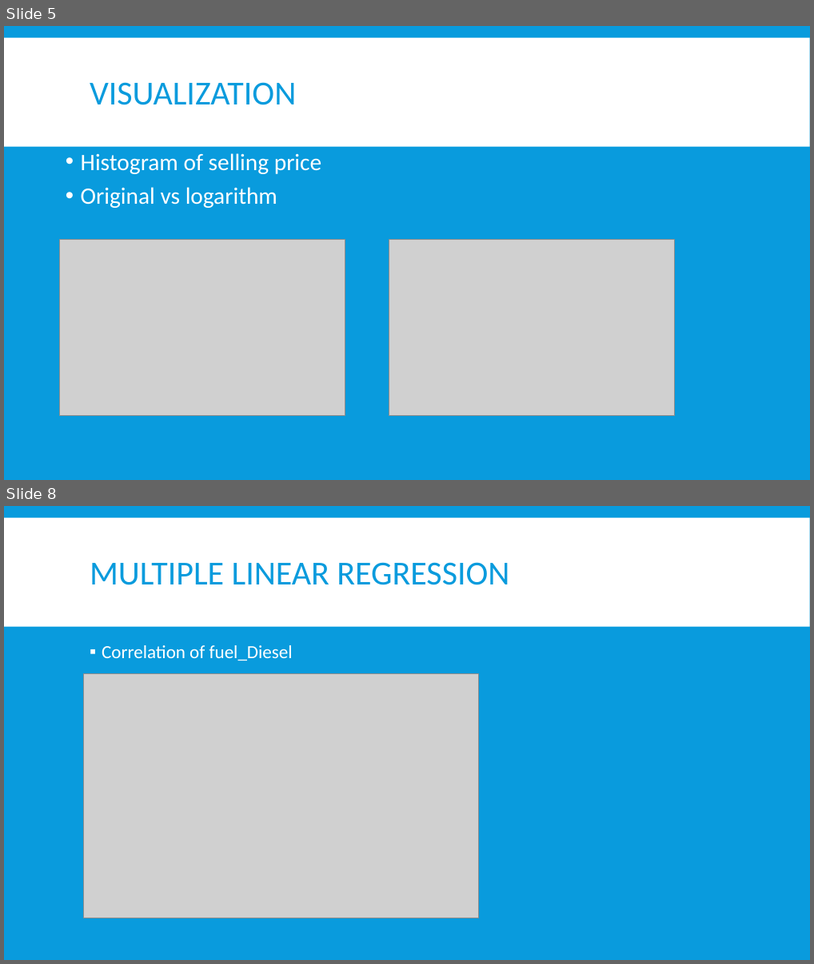
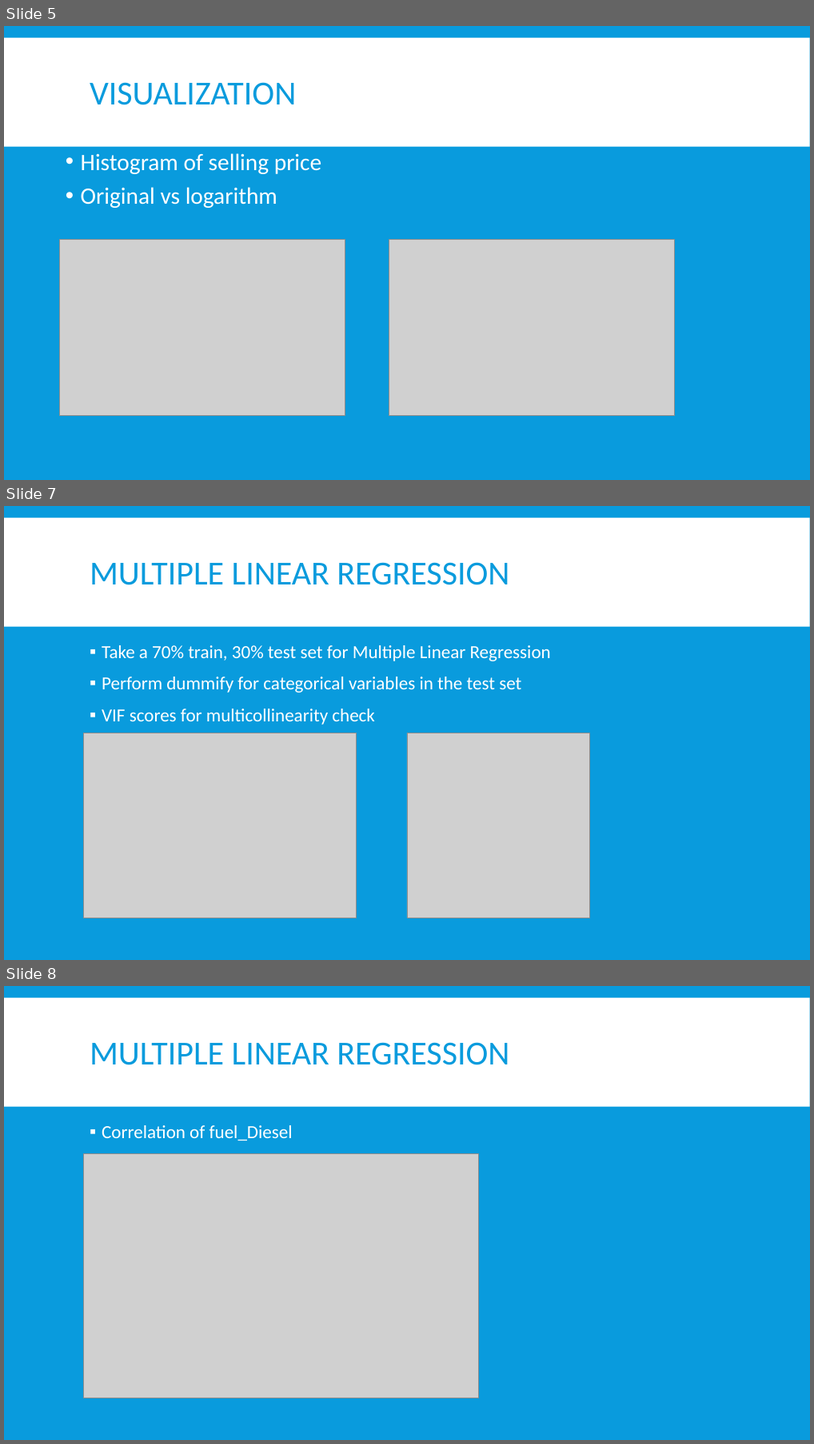
Before and after one commit to Jungujungu/NYCDSAproject2, a slide deck: R Project.pptx. Shown one above the other, each under a label of ours: slides 5 and 8 before the commit, slides 5, 7 and 8 after it; the slides between them are not shown. The pictures are 814x964 and 814x1444 pixels, drawn with LibreOffice and Linux fonts; fonts in the diff are those of the drawing; grey boxes stand for pictures. Boxes give left, top, right and bottom in pixels: in the first picture for what was removed or moved away, otherwise in the second. Text is boxed around its words. In the diff, an @@ line names an element or a change of style, - is before the commit and + after.

```diff
--- a/R Project.pptx
+++ b/R Project.pptx
@@ slide 7 added at [4,506,810,960], background #099BDD; not listed: 1 template element that a slide beside it also shows @@
@@ title added at [90,562,510,585], 40 pt, text #099BDD @@
+MULTIPLE LINEAR REGRESSION
@@ text added at [102,645,551,724], 22 pt, text #FFFFFF @@
+▪ Take a 70% train, 30% test set for Multiple Linear Regression
+▪ Perform dummify for categorical variables in the test set
+▪ VIF scores for multicollinearity check
@@ picture added at [84,733,357,917] @@
@@ picture added at [407,733,590,917] @@
```
Also in this commit, not shown: 9 slides changed, 2 slides removed, 5 other files.
